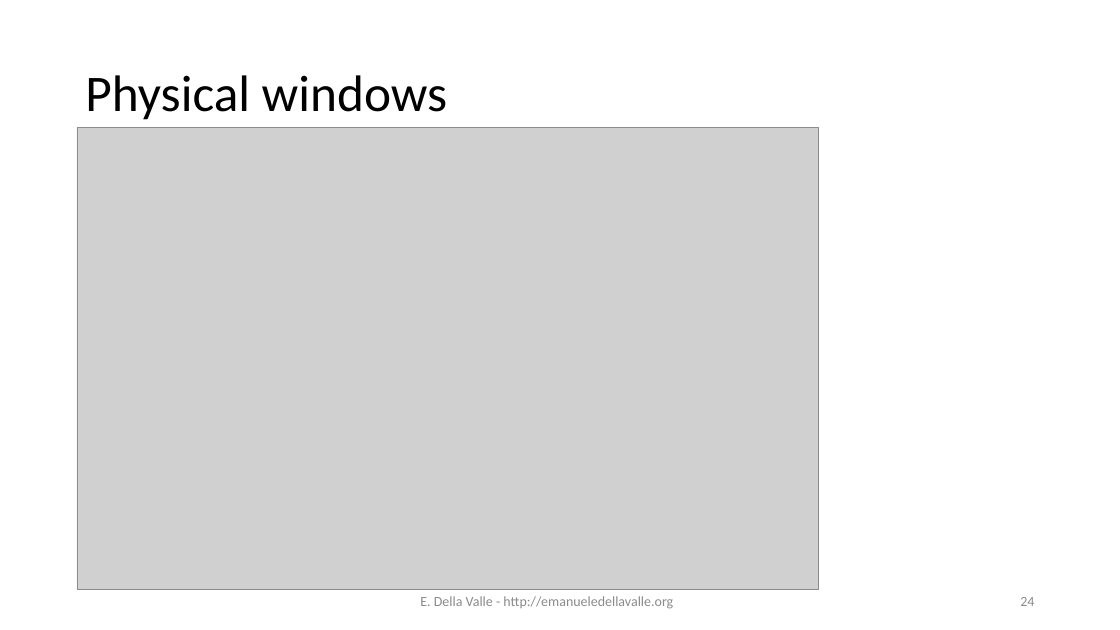
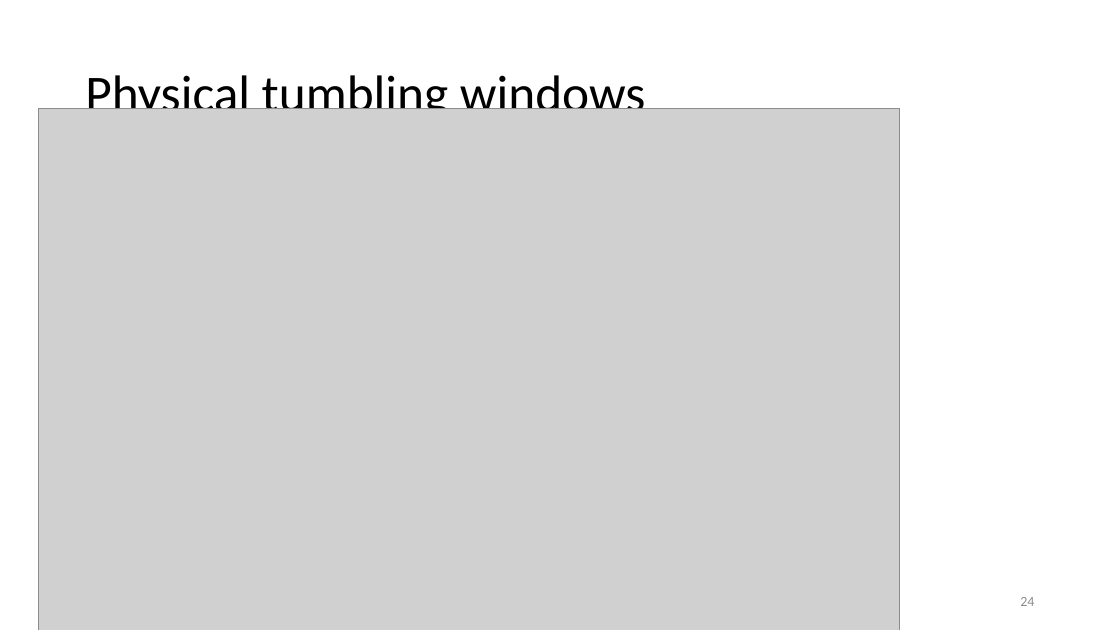
Before and after one commit to eugeniovaretti/streaming-data-analytics, a slide deck: slide 24 of lectures/02_EPL/02_VerticallyScalableSolution_Esper+EPL.pptx. Drawn at 1120x630 pixels with LibreOffice and Linux fonts; fonts in the diff are those of the drawing; grey boxes stand for pictures. Boxes give left, top, right and bottom in pixels: in the first picture for what was removed or moved away, otherwise in the second. Text is boxed around its words. In the diff, an @@ line names an element or a change of style, - is before the commit and + after.

```diff
--- a/lectures/02_EPL/02_VerticallyScalableSolution_Esper+EPL.pptx
+++ b/lectures/02_EPL/02_VerticallyScalableSolution_Esper+EPL.pptx
@@ title at (x1=85, y1=75, x2=646, y2=123): text changed @@
-Physical windows
+Physical tumbling windows
@@ picture added at (x1=38, y1=108, x2=900, y2=630) @@
@@ picture resized from (x1=77, y1=127, x2=819, y2=589) to (x1=56, y1=108, x2=882, y2=630) @@
@@ text removed at (x1=420, y1=596, x2=673, y2=609) @@
-E. Della Valle - http://emanueledellavalle.org
```
Also in this commit, not shown: 8 other slides changed, 4 slides added, 1 slide removed, 4 other files.
